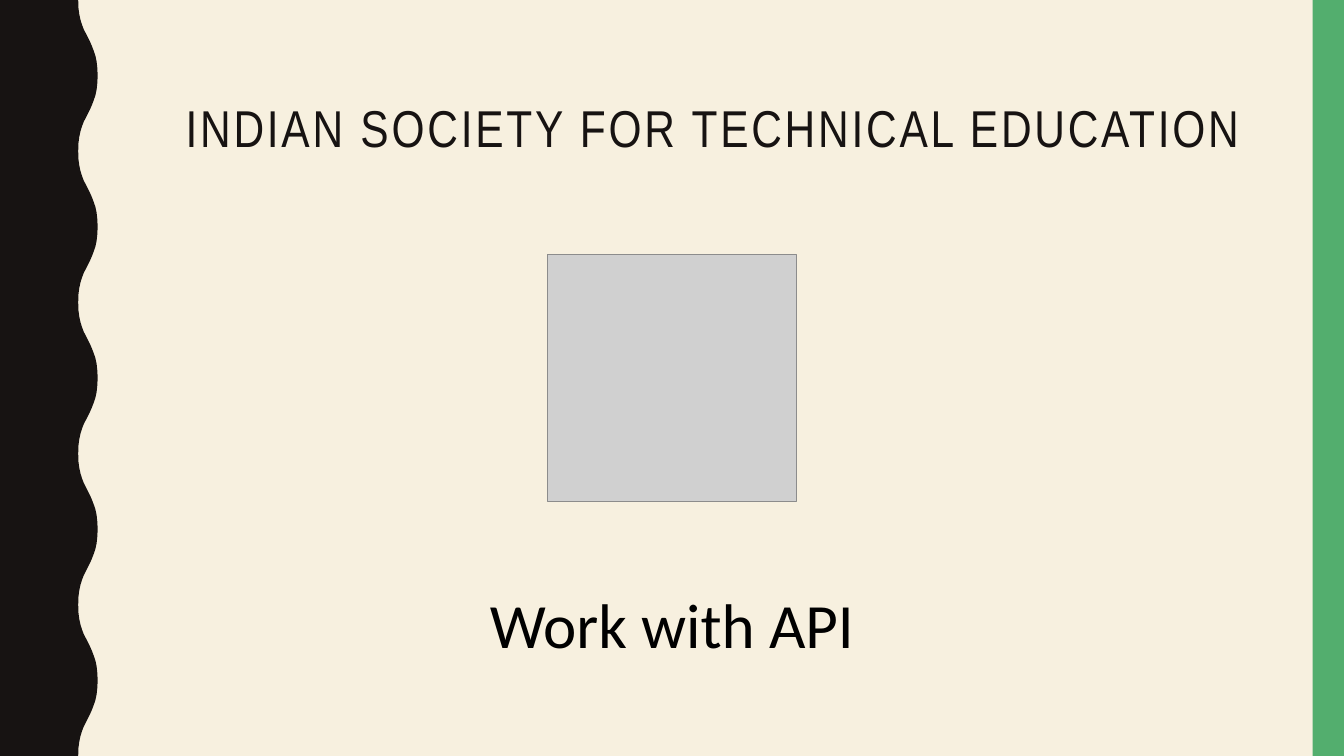
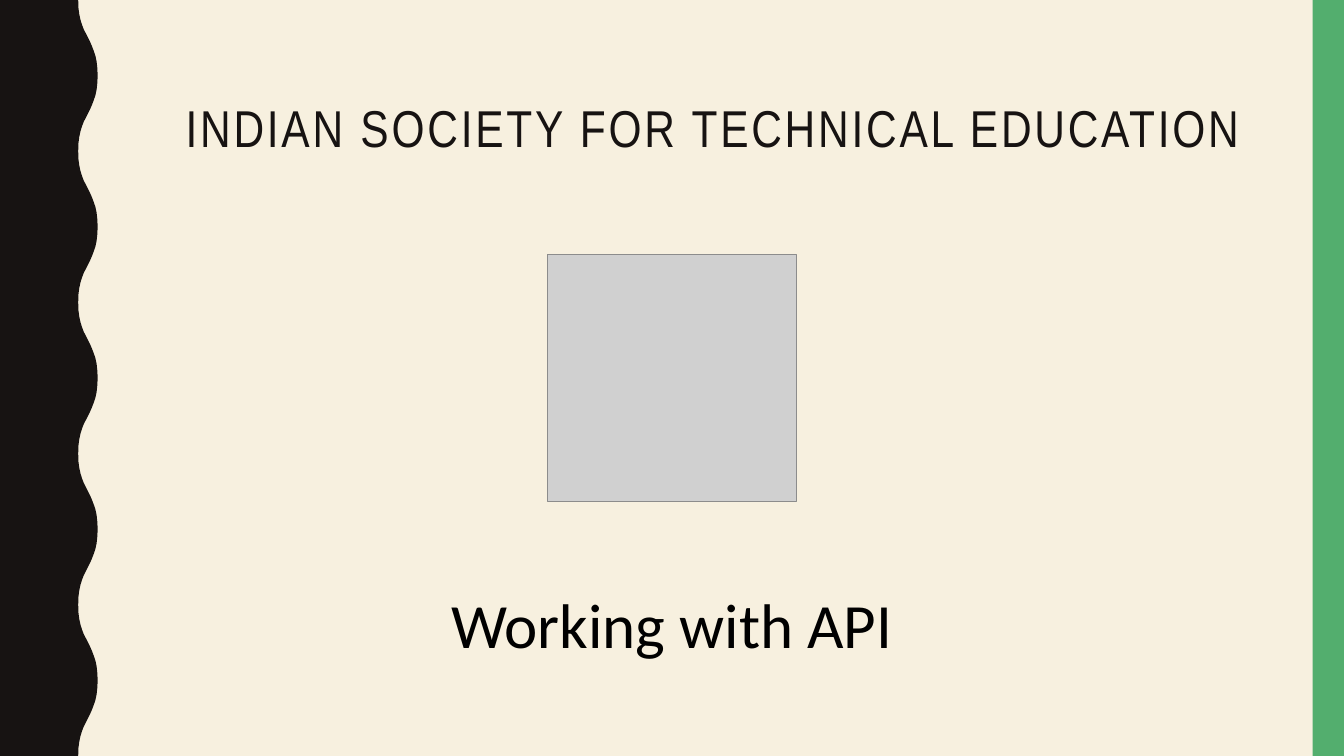
Before and after one commit to ISTE-VIT/Working-with-APIs, a slide deck: slide 1 of Work with API.pptx. Drawn at 1344x756 pixels with LibreOffice and Linux fonts; fonts in the diff are those of the drawing; grey boxes stand for pictures. Boxes give left, top, right and bottom in pixels: in the first picture for what was removed or moved away, otherwise in the second. Text is boxed around its words. In the diff, an @@ line names an element or a change of style, - is before the commit and + after.

```diff
--- a/Work with API.pptx
+++ b/Work with API.pptx
@@ text at [451, 604, 893, 659]: text changed @@
-Work with API
+Working with API
```
